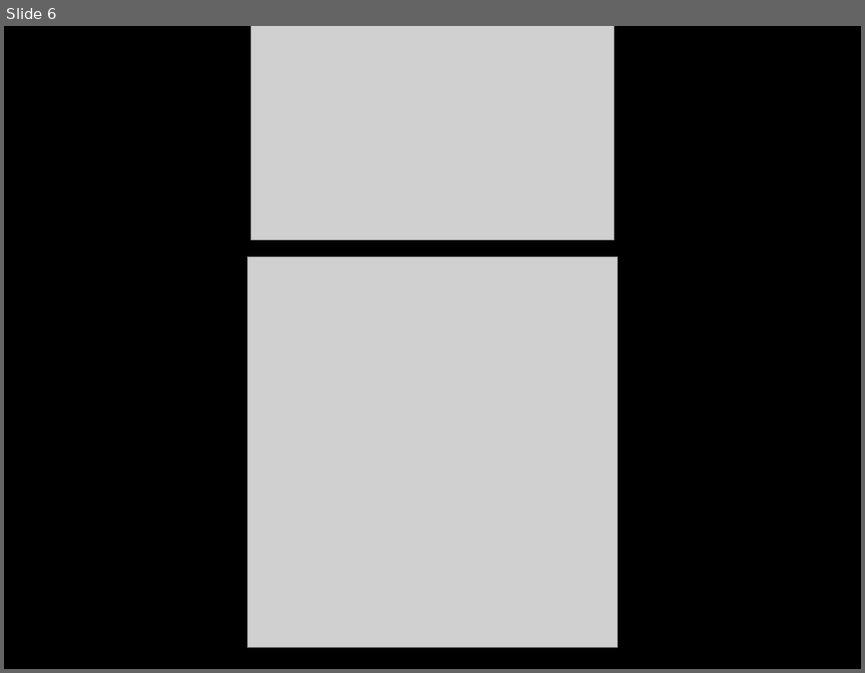
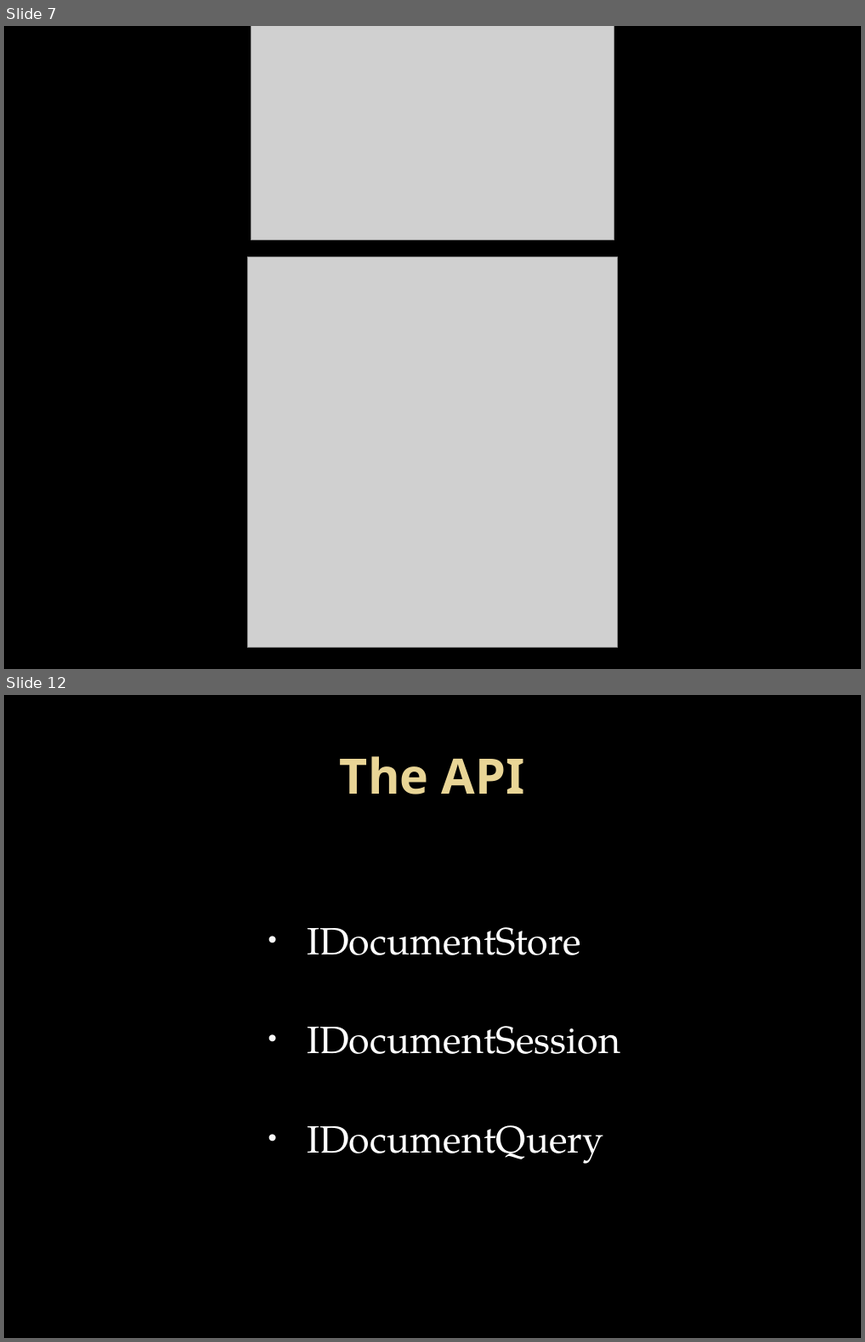
Before and after one commit to justinsoliz/ravendb_nancyfx_presentation, a slide deck: raven_nancy_slides.pptx. Shown one above the other, each under a label of ours: slide 6 before the commit, slides 7 and 12 after it; the slides between them are not shown. The pictures are 865x673 and 865x1342 pixels, drawn with LibreOffice and Linux fonts; fonts in the diff are those of the drawing; grey boxes stand for pictures; background and template pictures are left out. Boxes give left, top, right and bottom in pixels: in the first picture for what was removed or moved away, otherwise in the second. Text is boxed around its words. In the diff, an @@ line names an element or a change of style, - is before the commit and + after.

```diff
--- a/raven_nancy_slides.pptx
+++ b/raven_nancy_slides.pptx
@@ slide 12 added at (4, 695, 861, 1338), background picture (left out) @@
@@ title added at (340, 756, 525, 794), 41 pt, text gradient #EAD696 to #E7D081, bold @@
+The API
@@ text added at (307, 927, 620, 1163), 32 pt, text #FFFFFF @@
+• IDocumentStore
+• IDocumentSession
+• IDocumentQuery
@@ what was slide 6 is now slide 7 @@
```
Also in this commit, not shown: 1 slide changed, 10 other slides added.
